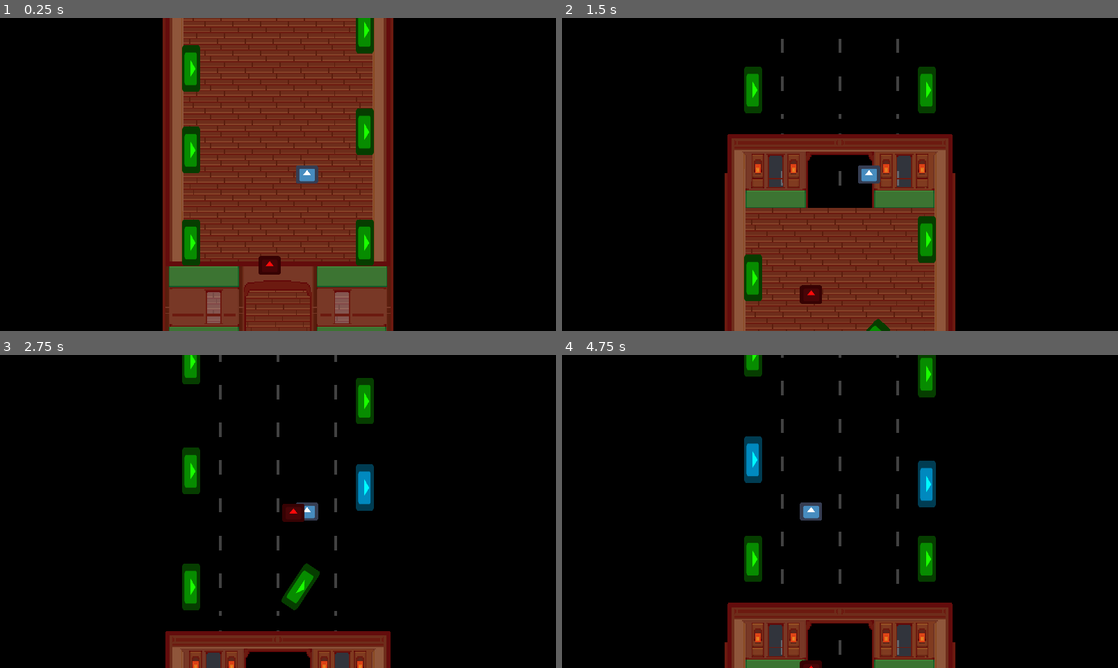
Above: before the commit, frames 1-4 (two rows, left to right).
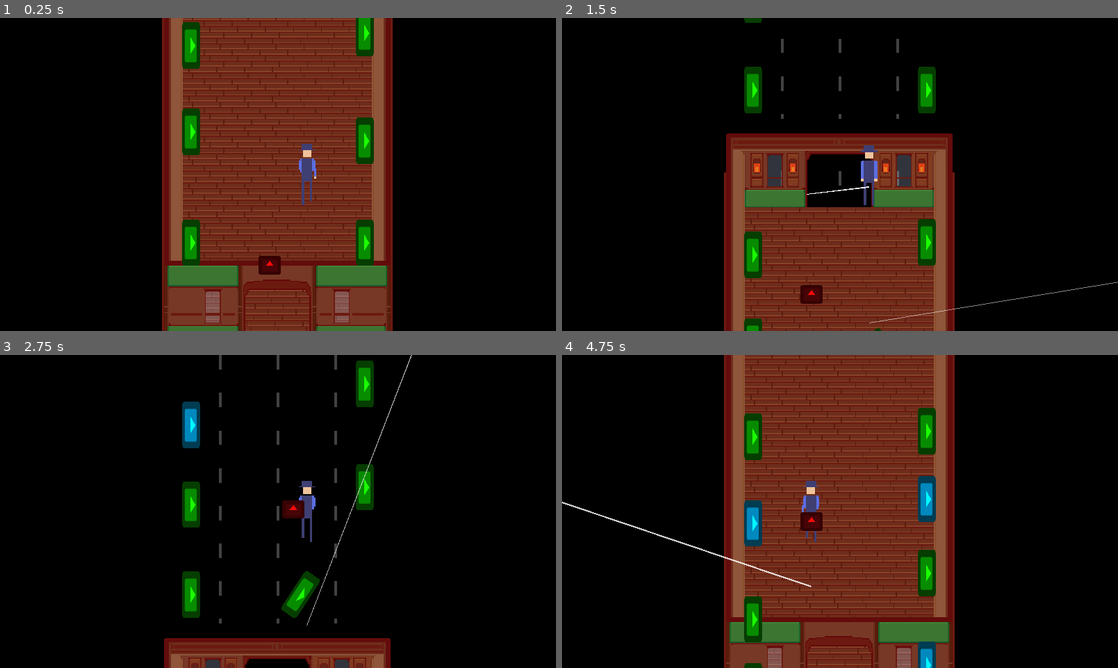
Above: after the commit, the same moments.

Repository: lajollagamesclub/week-139-followers
Game: Godot game, scene res://Main.tscn
The game is run twice, just before and just after one commit, with the same random seed, the same clock (stepped at 60 frames per second) and the same inputs. The engine's default icon, where the game draws it, is replaced by a stand-in: a white triangle on a blue panel in a dark square.
Inputs (mouse positions are in pixels of both pictures, inside the frame that each line leads up to):
- Up to frame 1 (0.25 s): no input
- Up to frame 2 (1.5 s): tap Enter at 0.5 s; move the mouse to (962, 158) at 0.52 s; press the mouse at (962, 158) at 0.53 s; hold D (g_right) 0.53-1.28 s; move the mouse to (728, 190) at 1.27 s; release the mouse at (728, 190) at 1.28 s; hold Space (g_takedown) from 1.28 s (still down); click (728, 190) at 1.35 s
- Up to frame 3 (2.75 s): move the mouse to (333, 442) at 2.02 s; release Space (g_takedown) at 2.03 s; press the mouse at (333, 442) at 2.03 s; hold D (g_right) from 2.03 s (still down)
- Up to frame 4 (4.75 s): move the mouse to (812, 574) at 2.77 s; release the mouse at (812, 574) at 2.78 s; click (812, 574) at 2.85 s; move the mouse to (1006, 558) at 3.52 s; release D (g_right) at 3.53 s; press the mouse at (1006, 558) at 3.53 s; hold A (g_left) from 3.53 s (still down); move the mouse to (673, 464) at 4.27 s; release the mouse at (673, 464) at 4.28 s; click (673, 464) at 4.35 s

The runs differ from the first frame. In frame 1, 6.4% of the frame differs, in the area x 29-71%, y 0-100%; in frame 2, 5.0%; in frame 3, 6.6%; in frame 4, 39%, in the area x 0-71%, y 0-100%.

Commit message:
WIP bullet physics and player animation

Diff:
--- /dev/null
+++ b/src/Gun.gd
@@ -0,0 +1,11 @@
+extends Node2D
+
+const player_state = preload("res://player_state.tres")
+
+func _input(event):
+	if player_state.has_gun and player_state.ammo > 0 and event.is_action_pressed("g_shoot"):
+		$GunshotSoundEffect.play_random()
+		var cur_gunshot: Node2D = preload("res://Gunshot.tscn").instance()
+		get_node("/root/Main/Gunshots").add_child(cur_gunshot)
+		cur_gunshot.global_transform = global_transform
+		cur_gunshot.rotation = global_position.angle_to_point(get_global_mouse_position()) + PI
--- a/src/GunPickup.gd
+++ b/src/GunPickup.gd
@@ -5,4 +5,5 @@
 func interact() -> float:
 	player_state.has_gun = true
 	player_state.ammo += 8
-	return 0.8
+	visible = false
+	return 0.5
--- /dev/null
+++ b/src/Gunshot.gd
@@ -0,0 +1,19 @@
+extends Node2D
+
+const player_state = preload("res://player_state.tres")
+
+func _ready():
+	player_state.connect("moved", self, "_on_player_moved")
+
+func _on_player_moved(move_vector: Vector2):
+	global_position += move_vector
+
+
+func _process(delta):
+	if $RayCast2D.is_colliding():
+		$Trail.max_length = $RayCast2D.get_collision_point().distance_to(global_position)
+	modulate.a -= delta*0.5
+	if modulate.a <= 0.0:
+		queue_free()
+	if global_position.y >= 3000.0:
+		queue_free()
--- /dev/null
+++ b/src/Gunshot.tscn
@@ -0,0 +1,17 @@
+[gd_scene load_steps=3 format=2]
+
+[ext_resource path="res://Trail.gd" type="Script" id=1]
+[ext_resource path="res://Gunshot.gd" type="Script" id=2]
+
+[node name="Gunshot" type="Node2D"]
+script = ExtResource( 2 )
+
+[node name="RayCast2D" type="RayCast2D" parent="."]
+enabled = true
+cast_to = Vector2( 3000, 0 )
+collision_mask = 2
+collide_with_areas = true
+
+[node name="Trail" type="Node2D" parent="."]
+script = ExtResource( 1 )
+max_length = 3000.0
--- a/src/Main.tscn
+++ b/src/Main.tscn
@@ -6,6 +6,17 @@
 [ext_resource path="res://TrainCarManager.gd" type="Script" id=4]
 [ext_resource path="res://SuitcaseTakedown.gd" type="Script" id=5]
 [ext_resource path="res://Pursuer.gd" type="Script" id=6]
+[ext_resource path="res://Gun.gd" type="Script" id=7]
+[ext_resource path="res://RandomSoundEffect.tscn" type="PackedScene" id=8]
+[ext_resource path="res://sfx/gunshot/sx_gunshot_01.wav" type="AudioStream" id=9]
+[ext_resource path="res://running-animation/Running5.png" type="Texture" id=10]
+[ext_resource path="res://running-animation/Running1.png" type="Texture" id=11]
+[ext_resource path="res://running-animation/Running4.png" type="Texture" id=12]
+[ext_resource path="res://running-animation/Running2.png" type="Texture" id=13]
+[ext_resource path="res://running-animation/Running6.png" type="Texture" id=14]
+[ext_resource path="res://running-animation/Running8.png" type="Texture" id=15]
+[ext_resource path="res://running-animation/Running7.png" type="Texture" id=16]
+[ext_resource path="res://running-animation/Running3.png" type="Texture" id=17]
 
 [sub_resource type="RectangleShape2D" id=1]
 extents = Vector2( 32, 32 )
@@ -13,7 +24,15 @@
 [sub_resource type="RectangleShape2D" id=2]
 extents = Vector2( 133.079, 26.5654 )
 
-[sub_resource type="RectangleShape2D" id=3]
+[sub_resource type="SpriteFrames" id=3]
+animations = [ {
+"frames": [ ExtResource( 11 ), ExtResource( 13 ), ExtResource( 17 ), ExtResource( 12 ), ExtResource( 10 ), ExtResource( 14 ), ExtResource( 16 ), ExtResource( 15 ) ],
+"loop": true,
+"name": "default",
+"speed": 20.0
+} ]
+
+[sub_resource type="RectangleShape2D" id=4]
 extents = Vector2( 38.1448, 32.146 )
 
 [node name="Main" type="Node2D"]
@@ -28,10 +47,6 @@
 ]]
 position = Vector2( 1060, 540 )
 script = ExtResource( 3 )
-
-[node name="Sprite" type="Sprite" parent="Player"]
-scale = Vector2( 1.2, 1 )
-texture = ExtResource( 1 )
 
 [node name="CollisionShape2D" type="CollisionShape2D" parent="Player"]
 shape = SubResource( 1 )
@@ -50,6 +65,20 @@
 wait_time = 0.1
 one_shot = true
 
+[node name="Gun" type="Node2D" parent="Player"]
+script = ExtResource( 7 )
+
+[node name="GunshotSoundEffect" parent="Player/Gun" instance=ExtResource( 8 )]
+stream = ExtResource( 9 )
+volume_db = 1.047
+sound_effect_folder_name = "gunshot"
+
+[node name="AnimatedSprite" type="AnimatedSprite" parent="Player"]
+scale = Vector2( 2, 2 )
+frames = SubResource( 3 )
+frame = 4
+playing = true
+
 [node name="Pursuer" type="Area2D" parent="."]
 position = Vector2( 1060, 705.288 )
 script = ExtResource( 6 )
@@ -63,7 +92,9 @@
 texture = ExtResource( 1 )
 
 [node name="CollisionShape2D" type="CollisionShape2D" parent="Pursuer"]
-shape = SubResource( 3 )
+shape = SubResource( 4 )
+
+[node name="Gunshots" type="Node2D" parent="."]
 [connection signal="area_entered" from="Player/SuitcaseTakedown" to="Player/SuitcaseTakedown" method="_on_SuitcaseTakedown_area_entered"]
 [connection signal="takedown_slowdown" from="Player/SuitcaseTakedown" to="Player" method="_on_SuitcaseTakedown_takedown_slowdown"]
 [connection signal="timeout" from="Player/SuitcaseTakedown/Timer" to="Player/SuitcaseTakedown" method="_on_Timer_timeout"]
--- a/src/PlayerState.gd
+++ b/src/PlayerState.gd
@@ -6,8 +6,8 @@
 var x_offset: float = 0.0
 var y_offset: float = 0.0
 var target_speed := 700.0
-var has_gun := false
-var ammo := 0
+var has_gun := true
+var ammo := 16
 
 func move(move_vector: Vector2):
 	emit_signal("moved", -move_vector)
--- a/src/Pursuer.gd
+++ b/src/Pursuer.gd
@@ -38,9 +38,9 @@
 
 
 func _on_Pursuer_area_entered(area):
-	if area.is_in_group("player"):
-		GameState.caught()
-	elif area.is_in_group("suitcases") and area.taken_down:
+#	if area.is_in_group("player"):
+#		GameState.caught()
+	if area.is_in_group("suitcases") and area.taken_down:
 		if global_position.y > 1200.0: # don't go super far down if down
 			return
 		var random_number: float = rand_range(0.0, 1.0)
--- /dev/null
+++ b/src/Trail.gd
@@ -0,0 +1,15 @@
+extends Node2D
+
+export var max_length := 2500.0
+
+var cur_length: float = 0.0
+
+func _process(delta):
+	cur_length += delta*2500.0*(1.0/0.2)
+	update()
+	if cur_length >= max_length:
+		cur_length = max_length
+
+
+func _draw():
+	draw_line(Vector2(), Vector2(cur_length, 0.0), Color(1, 1, 1), 4.0, false)
--- a/src/TrainCar.gd
+++ b/src/TrainCar.gd
@@ -22,13 +22,23 @@
 	var cur_suitcase: Suitcase = preload("res://Suitcase.tscn").instance()
 	var last_filled_with_rocks: bool = false
 	while cur_y_pos > cur_suitcase.length + 50.0:
+		if rand_range(0.0, 1.0) < 0.1: # spawn gun
+			cur_y_pos += cur_suitcase.length - 100.0
+			var cur_gun: Node2D = preload("res://GunPickup.tscn").instance()
+			add_child(cur_gun)
+			cur_gun.position = Vector2(x_offset - sign(x_offset)*50.0, cur_y_pos)
+			cur_y_pos -= 200.0
+			continue
 		add_child(cur_suitcase)
+
+		# make filled with rocks, ensuring no repeats
 		if not last_filled_with_rocks and rand_range(0.0, 1.0) < 0.3:
 			cur_suitcase.filled_with_rocks = true
 			cur_suitcase.update_sprite()
 			last_filled_with_rocks = true
 		else:
 			last_filled_with_rocks = false
+
 		cur_suitcase.position = Vector2(x_offset, cur_y_pos)
 		cur_y_pos -= rand_range(cur_suitcase.length + 30.0, cur_suitcase.length + 200.0)
 		cur_suitcase = preload("res://Suitcase.tscn").instance()
--- a/src/TrainCar.tscn
+++ b/src/TrainCar.tscn
@@ -1,16 +1,22 @@
-[gd_scene load_steps=5 format=2]
+[gd_scene load_steps=8 format=2]
 
 [ext_resource path="res://traincar.png" type="Texture" id=1]
 [ext_resource path="res://TrainCar.gd" type="Script" id=2]
 [ext_resource path="res://DottedLine.tscn" type="PackedScene" id=3]
 [ext_resource path="res://LaneSeparators.gd" type="Script" id=4]
 
+[sub_resource type="RectangleShape2D" id=3]
+extents = Vector2( 40.5549, 98.0237 )
+
+[sub_resource type="RectangleShape2D" id=1]
+extents = Vector2( 66.7491, 145.35 )
+
+[sub_resource type="RectangleShape2D" id=2]
+extents = Vector2( 31.2921, 145.45 )
+
 [node name="TrainCar" type="Node2D"]
 position = Vector2( 960, -500 )
 script = ExtResource( 2 )
-__meta__ = {
-"_edit_group_": true
-}
 
 [node name="ColorRect" type="ColorRect" parent="."]
 visible = false
@@ -40,3 +46,38 @@
 scale = Vector2( 4, 4 )
 texture = ExtResource( 1 )
 offset = Vector2( 0, 182 )
+
+[node name="BulletCollidable" type="Area2D" parent="."]
+collision_layer = 2
+
+[node name="CollisionShape2D" type="CollisionShape2D" parent="BulletCollidable"]
+position = Vector2( -284.905, 159.774 )
+shape = SubResource( 3 )
+
+[node name="CollisionShape2D5" type="CollisionShape2D" parent="BulletCollidable"]
+position = Vector2( -313.831, 1309.93 )
+shape = SubResource( 1 )
+
+[node name="CollisionShape2D6" type="CollisionShape2D" parent="BulletCollidable"]
+position = Vector2( 310.609, 1310.9 )
+shape = SubResource( 1 )
+
+[node name="CollisionShape2D7" type="CollisionShape2D" parent="BulletCollidable"]
+position = Vector2( 167.261, 1311.86 )
+shape = SubResource( 2 )
+
+[node name="CollisionShape2D8" type="CollisionShape2D" parent="BulletCollidable"]
+position = Vector2( -162.933, 1311.86 )
+shape = SubResource( 2 )
+
+[node name="CollisionShape2D2" type="CollisionShape2D" parent="BulletCollidable"]
+position = Vector2( -156.457, 159 )
+shape = SubResource( 3 )
+
+[node name="CollisionShape2D4" type="CollisionShape2D" parent="BulletCollidable"]
+position = Vector2( 156.643, 158.916 )
+shape = SubResource( 3 )
+
+[node name="CollisionShape2D3" type="CollisionShape2D" parent="BulletCollidable"]
+position = Vector2( 285.091, 158.143 )
+shape = SubResource( 3 )
--- /dev/null
+++ b/src/default_bus_layout.tres
@@ -0,0 +1,3 @@
+[gd_resource type="AudioBusLayout" format=2]
+
+[resource]
--- a/src/project.godot
+++ b/src/project.godot
@@ -65,10 +65,16 @@
 "events": [ Object(InputEventKey,"resource_local_to_scene":false,"resource_name":"","device":0,"alt":false,"shift":false,"control":false,"meta":false,"command":false,"pressed":false,"scancode":32,"unicode":0,"echo":false,"script":null)
  ]
 }
+g_shoot={
+"deadzone": 0.5,
+"events": [ Object(InputEventMouseButton,"resource_local_to_scene":false,"resource_name":"","device":0,"alt":false,"shift":false,"control":false,"meta":false,"command":false,"button_mask":0,"position":Vector2( 0, 0 ),"global_position":Vector2( 0, 0 ),"factor":1.0,"button_index":1,"pressed":false,"doubleclick":false,"script":null)
+ ]
+}
 
 [rendering]
 
 quality/driver/driver_name="GLES2"
+quality/2d/use_pixel_snap=true
 vram_compression/import_etc=true
 vram_compression/import_etc2=false
 environment/default_clear_color=Color( 0, 0, 0, 1 )
Not shown: 1 places in src/Main.tscn that only renumber resources
Binary file added: src/running-animation/Running1.png
Not shown, added: src/running-animation/Running1.png.import
Binary file added: src/running-animation/Running2.png
Not shown, added: src/running-animation/Running2.png.import
Binary file added: src/running-animation/Running3.png
Not shown, added: src/running-animation/Running3.png.import
Binary file added: src/running-animation/Running4.png
Not shown, added: src/running-animation/Running4.png.import
Binary file added: src/running-animation/Running5.png
Not shown, added: src/running-animation/Running5.png.import
Binary file added: src/running-animation/Running6.png
(and 11 more such lines)
